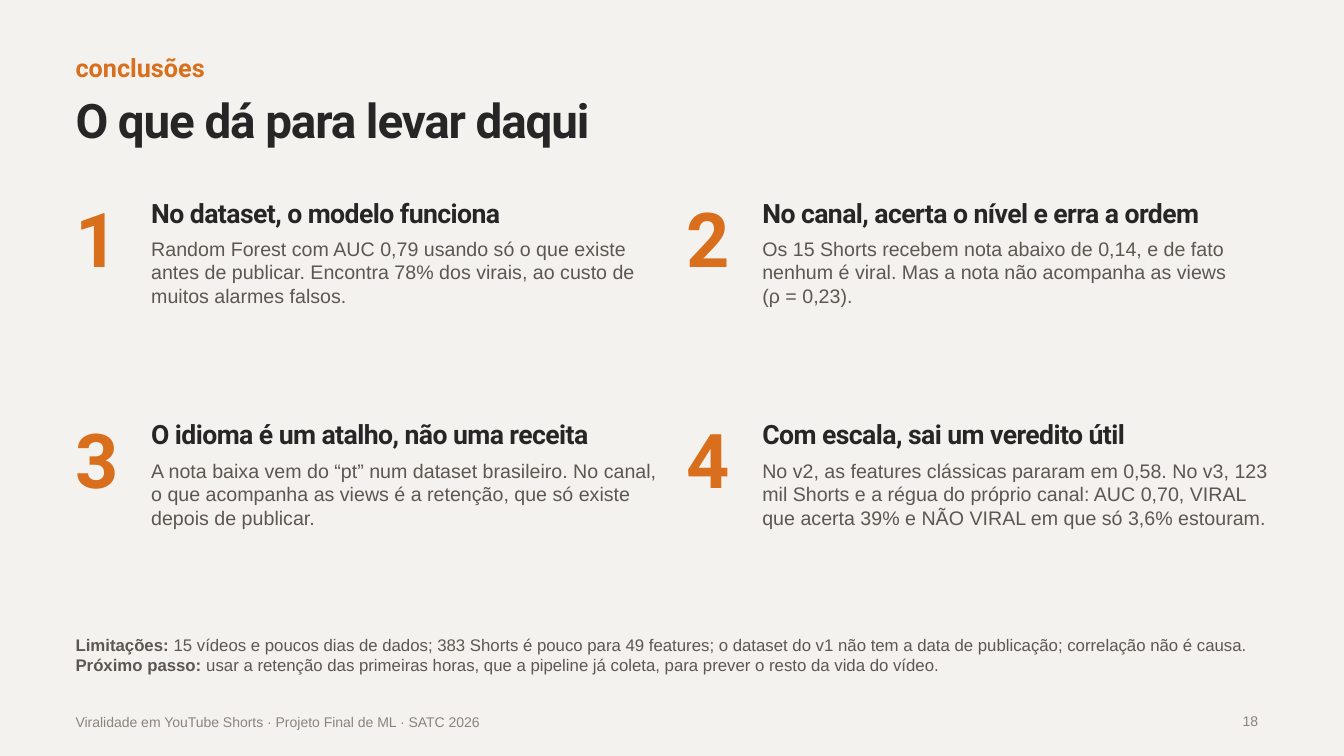
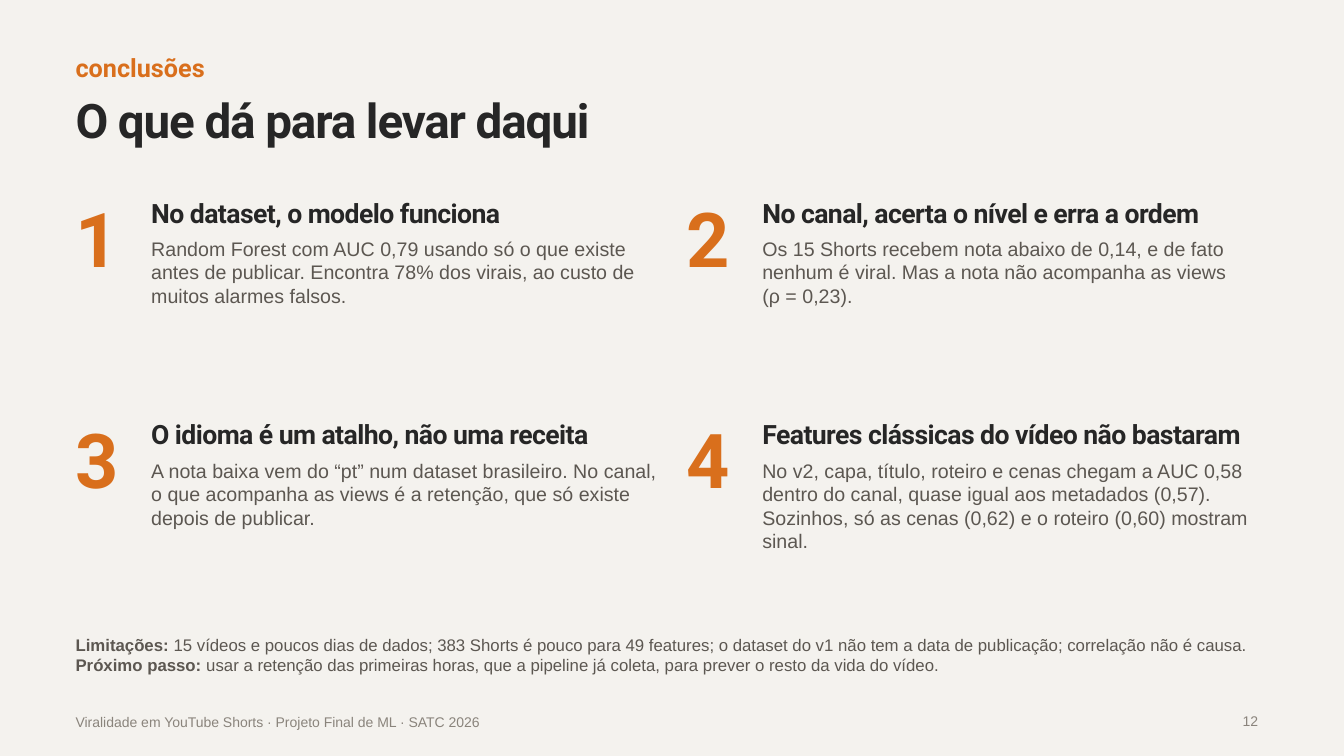
Before and after one commit to EricDagostim/ml-shortvideo-virality, a slide deck: slide 12 of reports/apresentacao/Viralidade_Shorts_Projeto_Final.pptx (slide 18 before the commit). Drawn at 1344x756 pixels with LibreOffice and Linux fonts; fonts in the diff are those of the drawing. Boxes give left, top, right and bottom in pixels: in the first picture for what was removed or moved away, otherwise in the second. Text is boxed around its words. In the diff, an @@ line names an element or a change of style, - is before the commit and + after.

```diff
--- a/reports/apresentacao/Viralidade_Shorts_Projeto_Final.pptx
+++ b/reports/apresentacao/Viralidade_Shorts_Projeto_Final.pptx
@@ text at (762,424,1247,548): text changed @@
-Com escala, sai um veredito útil
-No v2, as features clássicas pararam em 0,58. No v3, 123 mil Shorts e a régua do próprio canal: AUC 0,70, VIRAL que acerta 39% e NÃO VIRAL em que só 3,6% estouram.
+Features clássicas do vídeo não bastaram
+No v2, capa, título, roteiro e cenas chegam a AUC 0,58 dentro do canal, quase igual aos metadados (0,57). Sozinhos, só as cenas (0,62) e o roteiro (0,60) mostram sinal.
@@ page number at (1243,716,1259,726): text changed @@
-18
+12
```
Also in this commit, not shown: 2 other slides changed, 5 slides removed.
